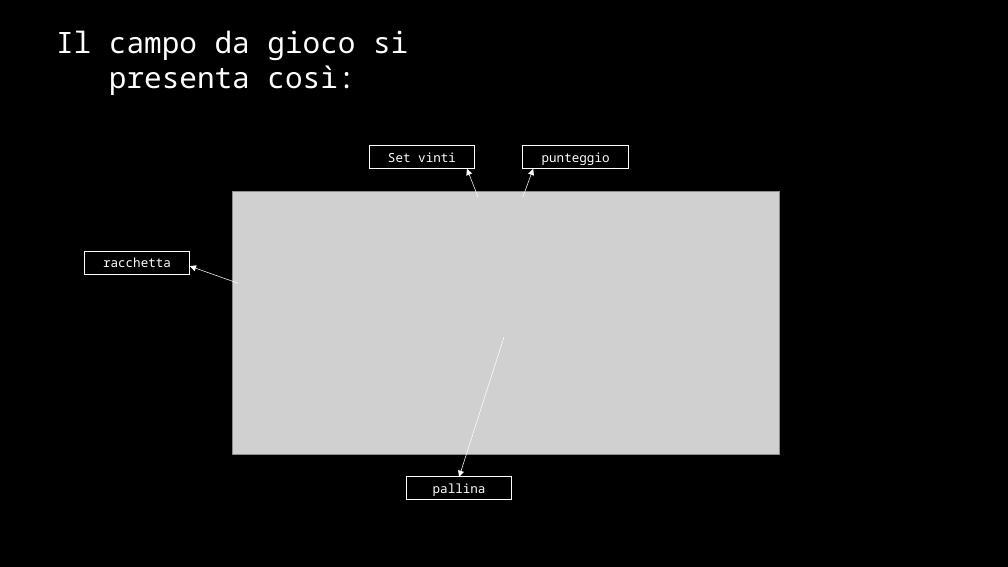
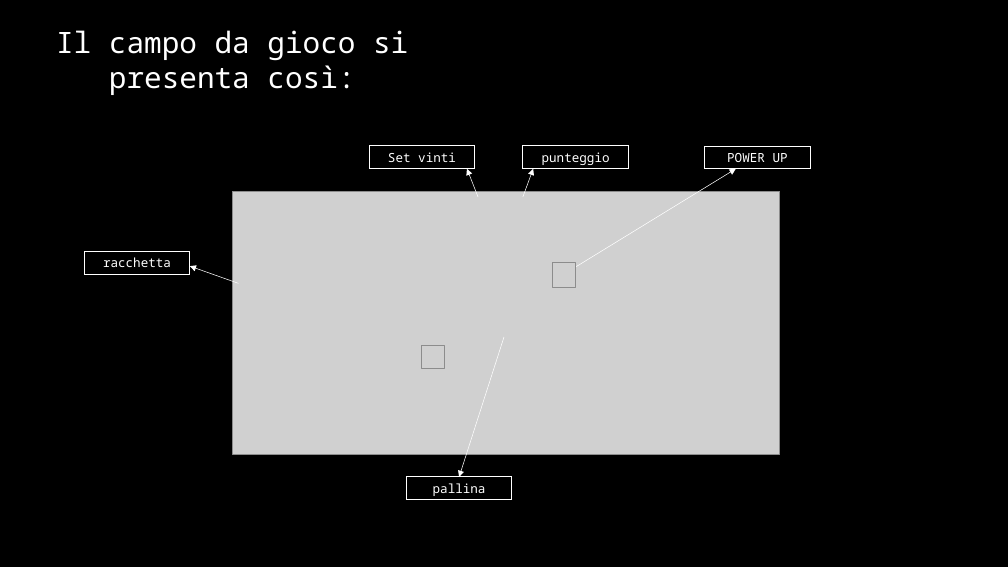
Before and after one commit to lucabertiato/PongBertiatoRadice, a slide deck: slide 6 of docs/Slides/PongGame.pptx (slide 3 before the commit). Drawn at 1008x567 pixels with LibreOffice and Linux fonts; fonts in the diff are those of the drawing; grey boxes stand for pictures. Boxes give left, top, right and bottom in pixels: in the first picture for what was removed or moved away, otherwise in the second. Text is boxed around its words. In the diff, an @@ line names an element or a change of style, - is before the commit and + after.

```diff
--- a/docs/Slides/PongGame.pptx
+++ b/docs/Slides/PongGame.pptx
@@ rectangle added at <box>705,146,811,169</box>, outline #FFFFFF 0.75 pt, 12 pt, text #FFFFFF @@
+POWER UP
@@ arrow added from (564, 274) to (736, 169), #FFFFFF 0.5 pt @@
@@ picture added at <box>553,262,576,287</box> @@
@@ picture added at <box>421,346,445,368</box> @@
```
Also in this commit, not shown: 1 other slide changed, 2 slides added, 2 other files.
